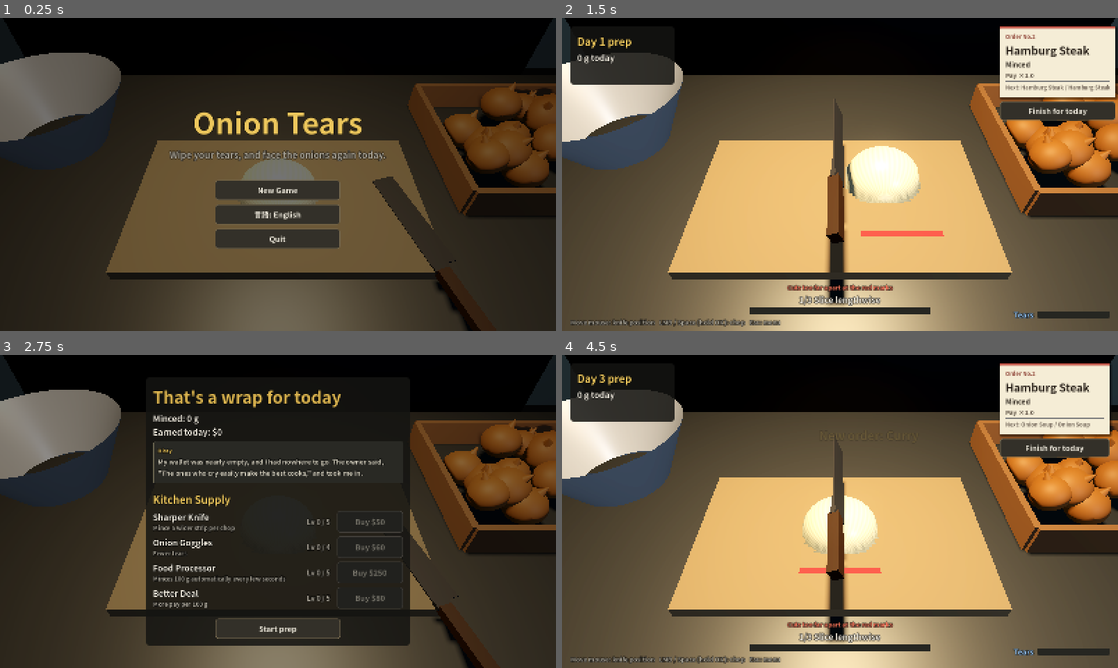
Above: before the commit, frames 1-4 (two rows, left to right).
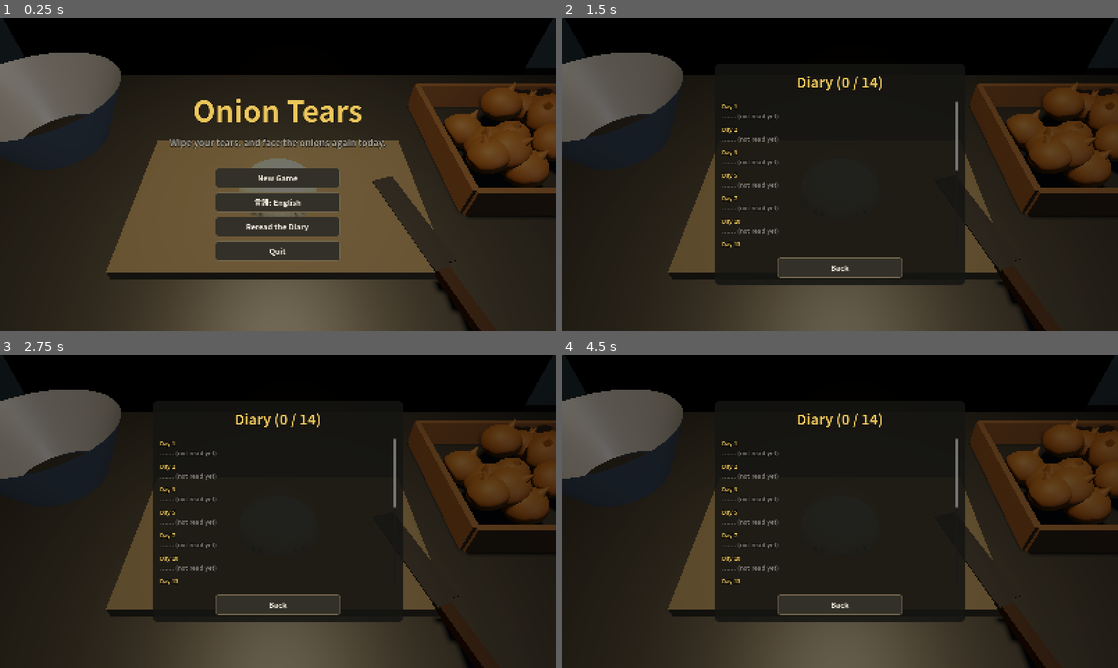
Above: after the commit, the same moments.

Repository: decopon-7/-
Game: Godot game, scene res://scenes/main.tscn
Two runs of this game, one before a commit and one after it. Both use one fixed random seed, a clock stepped at 60 frames per second and the inputs below.
Inputs (mouse positions are in pixels of both pictures, inside the frame that each line leads up to):
- Up to frame 1 (0.25 s): no input
- Up to frame 2 (1.5 s): click (840, 227) at 0.5 s, where only the run after the commit has a clickable "Reread the Diary"; click (840, 190) at 1.25 s, where only the run before the commit has a clickable "New Game"
- Up to frame 3 (2.75 s): click (494, 448) at 2 s, where only the run before the commit has a clickable "Finish for today"
- Up to frame 4 (4.5 s): click (840, 627) at 2.75 s, where only the run before the commit has a clickable "Start prep"; click (1056, 448) at 3.5 s, where only the run before the commit has a clickable "Finish for today"; click (840, 627) at 4.25 s, where only the run before the commit has a clickable "Start prep"

The runs differ from the first frame. In frame 1, 6.8% of the frame differs, in the area x 30-70%, y 25-78%; in frame 2, 85%, in the area x 0-100%, y 0-100%; in frame 3, 23%; in frame 4, 85%.

Commit message:
日記の回想機能と、遊び方で分岐する複数エンドを追加
## 日記の回想機能
- タイトル画面に「日記を読み返す」ボタンを追加
- これまでに読んだ日記だけ本文を表示し、まだの日は「……（まだ読んでいない）」と伏せてネタバレを防ぐ
- 読んだ日付は diary_seen としてセーブデータに永続化（save version 5）

## 複数エンド
- 40日目の日記が、それまでの遊び方によって3つに分岐する
  - 職人の道：包丁・ゴーグル・プロセッサーなど道具を3種以上、最大Lvまで鍛えた場合
  - 絆の道：幸運の玉ねぎを3個以上仕上げた場合（道具は鍛えていない場合）
  - 静かな日々：どちらの条件も満たさない場合（従来のDIARY_40のテキストをそのまま採用）
- 優先度は職人＞絆＞静かな日々。一度決まったエンドはセーブデータに固定され、日記回想でも
  同じ内容が表示される
- 旧セーブ（この機能追加前にすでに40日目を過ぎている場合）でも、現在の状態から遡ってエンドを
  割り当てるようにした

DIARY_DAYS / ENDING_DAY 定数は main.gd から game_state.gd に移動し、UIからも参照できるようにした。

## 検証
- 実績システムのときと同様、GameState.determine_ending() の単体テストを作成し、
  3種のエンド判定・diary_seen とending_idの永続化・旧セーブからの遡り割り当てをすべて確認
- 開発用スクリーンショットに diary ショットを追加し、未読／既読混在の状態と
  各エンド確定後の表示を目視確認
- tools/selftest.gd と --quit-after のヘッドレス実行でスクリプトエラーがないことを確認
- 既存のtitle/cut/mince/shopショットで見た目の回帰がないことも確認済み

Co-Authored-By: Claude Sonnet 5 <noreply@anthropic.com>
Claude-Session: https://claude.ai/code/session_01Fz9qy8KHkDBY9XhjKQFu2R

Diff:
--- a/scripts/dev_screenshot.gd
+++ b/scripts/dev_screenshot.gd
@@ -9,6 +9,7 @@
 #   gear: ゴーグル・フードプロセッサー・包丁をまとめて確認する
 #         （--gear_lv=0〜5 で全道具のLv、--skin=0〜3 で称号スキンを指定。省略時はLv5・称号なし）
 #   achievements: 実績一覧画面を確認する（--skin=0〜3 で称号を指定可能）
+#   diary: 日記の回想画面を確認する（--diary_days=1,2,40 のように読んだことにする日を指定可能）
 extends Node
 
 var _args := {}
@@ -107,6 +108,17 @@
 		main._set_state(main.State.PAUSED)
 		main.ui.refresh_achievements()
 		main.ui.show_only(main.ui.achievements_screen)
+	if _frame == 20 and shot == "diary":
+		if _args.has("force_ending"):
+			GameState.ending_id = _args["force_ending"]
+		if _args.has("diary_days"):
+			for tok in _args["diary_days"].split(","):
+				var d := int(tok)
+				GameState.diary_seen[d] = true
+				if d == GameState.ENDING_DAY and GameState.ending_id == "":
+					GameState.ending_id = GameState.determine_ending()
+		main.ui.refresh_diary_recap()
+		main.ui.show_only(main.ui.diary_screen)
 	if _frame == 20 and shot == "pause":
 		main._set_state(main.State.PAUSED)
 		GameState.set_fullscreen(true)
--- a/scripts/game_state.gd
+++ b/scripts/game_state.gd
@@ -42,6 +42,10 @@
 ## 見た目の称号。0=なし 1=ゴールド 2=プラチナ 3=ダイヤ
 const SKIN_NAMES := ["", "SKIN_GOLD", "SKIN_PLATINUM", "SKIN_DIAMOND"]
 
+## 主人公の日記が出てくる日。40日目だけは特別で、遊び方によって内容が分岐する（複数エンド）
+const DIARY_DAYS := [1, 2, 3, 5, 7, 10, 13, 16, 20, 24, 28, 32, 36, 40]
+const ENDING_DAY := 40
+
 const ORDER_IDS := ["hamburg", "curry", "soup", "dressing"]
 const ORDERS := {
 	"hamburg": {"name": "ORDER_HAMBURG", "style": "STYLE_MINCE", "day": 1, "pay": 1.0,
@@ -64,6 +68,10 @@
 var levels := {}
 var achievements := {}
 var skin_tier := 0
+## 読んだ日記の日付（回想機能で「まだ読んでいない」ものを伏せるため）
+var diary_seen := {}
+## 最終日（ENDING_DAY）に決まる分岐エンド。一度決まったら固定（"master" / "bonds" / "quiet"）
+var ending_id := ""
 var locale := ""
 ## 音量は 0.0〜1.0。実際にバスへ反映するのは Sfx 側
 ## （オートロードの順番上、Sfx のバスがまだ無い時点でここから触れないため）
@@ -96,6 +104,8 @@
 		levels[id] = 0
 	achievements = {}
 	skin_tier = 0
+	diary_seen = {}
+	ending_id = ""
 
 
 func has_save() -> bool:
@@ -160,6 +170,21 @@
 	save_game()
 	check_achievements()
 	return true
+
+
+## 最終日（ENDING_DAY）に、それまでの遊び方から進む道を決める（複数エンド）。
+## 道具を鍛え上げた「職人」／幸運を何度も引き当てた「絆」／どちらでもない「静かな日々」の3択。
+## 優先度は職人 > 絆 > 静かな日々（両方の条件を満たしても職人を優先）
+func determine_ending() -> String:
+	var maxed_count := 0
+	for id in UPGRADE_IDS:
+		if is_maxed(id):
+			maxed_count += 1
+	if maxed_count >= 3:
+		return "master"
+	if golden_onions >= 3:
+		return "bonds"
+	return "quiet"
 
 
 # ---- 実績・見た目の称号 ----
@@ -247,13 +272,15 @@
 		push_warning("セーブに失敗しました: %s" % FileAccess.get_open_error())
 		return
 	f.store_string(JSON.stringify({
-		"version": 4,
+		"version": 5,
 		"day": day,
 		"money": money,
 		"total_grams": total_grams,
 		"golden_onions": golden_onions,
 		"levels": levels,
 		"achievements": achievements,
+		"diary_seen": diary_seen,
+		"ending_id": ending_id,
 		"locale": locale,
 		"sound_volume": sound_volume,
 		"music_volume": music_volume,
@@ -286,6 +313,17 @@
 		if saved_achievements.get(id, false):
 			achievements[id] = true
 	_recompute_skin_tier()
+	var saved_diary: Dictionary = data.get("diary_seen", {})
+	diary_seen = {}
+	for d in DIARY_DAYS:
+		# JSONの辞書キーは文字列になるため、日付(int)を文字列にして引く
+		if saved_diary.get(str(d), false):
+			diary_seen[d] = true
+	ending_id = str(data.get("ending_id", ""))
+	# version 4 以前のセーブデータで、既に最終日を過ぎている場合は、現在の状態からさかのぼって決める
+	if ending_id == "" and day > ENDING_DAY:
+		ending_id = determine_ending()
+		diary_seen[ENDING_DAY] = true
 
 
 func delete_save() -> void:
--- a/scripts/i18n.gd
+++ b/scripts/i18n.gd
@@ -160,10 +160,24 @@
 		"ja": "涙は、悲しいときだけに出るものじゃないと、最近わかってきた。",
 		"en": "I'm starting to understand — tears don't only come from sadness.",
 	},
-	"DIARY_40": {
+	# 40日目（ENDING_DAY）だけは特別で、それまでの遊び方によって3つに分岐する（複数エンド）
+	"ENDING_MASTER": {
+		"ja": "気づけば、包丁もゴーグルもプロセッサーも、店の誰よりも手に馴染んでいた。大将は何も言わずに、厨房の合鍵をそっと渡してくれた。",
+		"en": "Without quite noticing, every tool in this kitchen had become an extension of my hand. The owner said nothing — just quietly handed me a spare key to the kitchen.",
+	},
+	"ENDING_BONDS": {
+		"ja": "幸運の玉ねぎに、何度も出くわした気がする。漁師も、隣町の老婆も、いつのまにか顔なじみになっていた。誰も理由を聞かないこの町で、初めて「ただいま」と言いたくなった。",
+		"en": "I seem to have crossed paths with the lucky onion more than once. The fisherman, the old woman from the next town — somehow, they'd all become familiar faces. In this town where no one asks why, for the first time, I wanted to say \"I'm home.\"",
+	},
+	"ENDING_QUIET": {
 		"ja": "今日も玉ねぎを刻む。急ぐ理由は、もうどこにもない。",
 		"en": "I cut onions again today. There's no reason to hurry, not anymore.",
 	},
+
+	"BTN_DIARY": {"ja": "日記を読み返す", "en": "Reread the Diary"},
+	"DIARY_RECAP_TITLE": {"ja": "日記（%d / %d）", "en": "Diary (%d / %d)"},
+	"DIARY_DAY_LABEL": {"ja": "%d日目", "en": "Day %d"},
+	"DIARY_LOCKED": {"ja": "……（まだ読んでいない）", "en": "…… (not read yet)"},
 }
 
 
--- a/scripts/main.gd
+++ b/scripts/main.gd
@@ -26,9 +26,6 @@
 ## 1品完成した瞬間、ごく短く時間の流れを遅くする「間」
 const HIT_STOP_DURATION := 0.07
 const HIT_STOP_SCALE := 0.15
-
-## 主人公の日記が出てくる日。文言は scripts/i18n.gd の DIARY_<日> にある
-const DIARY_DAYS := [1, 2, 3, 5, 7, 10, 13, 16, 20, 24, 28, 32, 36, 40]
 
 ## ごくたまに出てくる「幸運の玉ねぎ」（見た目が金色になり、報酬が増える驚きの演出）
 const GOLDEN_CHANCE := 0.04
@@ -154,9 +151,17 @@
 	_set_state(State.DAY_END)
 
 
-## 主人公の小さな日記。多くを語らない性格なので、決まった日にだけぽつりと出てくる
+## 主人公の小さな日記。多くを語らない性格なので、決まった日にだけぽつりと出てくる。
+## 最終日（ENDING_DAY）だけは、それまでの遊び方によって内容が分岐する（複数エンド）
 func _diary_text_for(day: int) -> String:
-	return tr("DIARY_%d" % day) if day in DIARY_DAYS else ""
+	if not day in GameState.DIARY_DAYS:
+		return ""
+	GameState.diary_seen[day] = true
+	if day == GameState.ENDING_DAY:
+		if GameState.ending_id == "":
+			GameState.ending_id = GameState.determine_ending()
+		return tr("ENDING_" + GameState.ending_id.to_upper())
+	return tr("DIARY_%d" % day)
 
 
 func _process(delta: float) -> void:
--- a/scripts/ui.gd
+++ b/scripts/ui.gd
@@ -26,6 +26,7 @@
 var day_end_screen: Control
 var pause_screen: Control
 var achievements_screen: Control
+var diary_screen: Control
 
 var _day_label: Label
 var _today_label: Label
@@ -49,7 +50,12 @@
 var _continue_button: Button
 var _new_game_button: Button
 var _language_button: Button
+var _diary_button: Button
 var _quit_button: Button
+
+var _diary_recap_title: Label
+var _diary_back_button: Button
+var _diary_rows := {}
 
 var _end_title: Label
 var _end_body: Label
@@ -92,6 +98,8 @@
 	root.add_child(pause_screen)
 	achievements_screen = _build_achievements()
 	root.add_child(achievements_screen)
+	diary_screen = _build_diary_recap()
+	root.add_child(diary_screen)
 	title_screen = _build_title()
 	root.add_child(title_screen)
 	refresh_texts()
@@ -101,7 +109,7 @@
 # ---------------------------------------------------------------- 表示切替
 
 func show_only(screen: Control) -> void:
-	for s in [title_screen, day_end_screen, pause_screen, achievements_screen]:
+	for s in [title_screen, day_end_screen, pause_screen, achievements_screen, diary_screen]:
 		s.visible = s == screen
 	hud.visible = screen == null or screen == pause_screen
 
@@ -113,6 +121,8 @@
 	_continue_button.text = tr("BTN_CONTINUE") % GameState.day
 	_new_game_button.text = tr("BTN_NEW_GAME")
 	_language_button.text = tr("BTN_LANGUAGE")
+	_diary_button.text = tr("BTN_DIARY")
+	_diary_back_button.text = tr("BTN_BACK")
 	_quit_button.text = tr("BTN_QUIT")
 	_hint_label.text = tr("HUD_HINT")
 	_gap_hint.text = tr("HUD_GAP_HINT")
@@ -131,6 +141,7 @@
 	_achievements_back_button.text = tr("BTN_BACK")
 	refresh_shop()
 	refresh_achievements()
+	refresh_diary_recap()
 
 
 func _process(delta: float) -> void:
@@ -367,6 +378,9 @@
 	_language_button = _button(box, func():
 		GameState.set_locale(I18n.next_locale(TranslationServer.get_locale()))
 		refresh_texts())
+	_diary_button = _button(box, func():
+		refresh_diary_recap()
+		show_only(diary_screen))
 	_quit_button = _button(box, func(): get_tree().quit())
 	return c
 
@@ -521,6 +535,66 @@
 	_skin_tier_label.text = tr("SKIN_LABEL") % (tr(GameState.SKIN_NAMES[tier]) if tier > 0 else tr("SKIN_NONE"))
 
 
+func _build_diary_recap() -> Control:
+	var c := _overlay(0.6)
+	var panel := _panel()
+	panel.set_anchors_preset(Control.PRESET_CENTER)
+	panel.grow_horizontal = Control.GROW_DIRECTION_BOTH
+	panel.grow_vertical = Control.GROW_DIRECTION_BOTH
+	panel.custom_minimum_size = Vector2(720, 0)
+	c.add_child(panel)
+	var box := VBoxContainer.new()
+	box.add_theme_constant_override("separation", 10)
+	panel.add_child(box)
+
+	_diary_recap_title = _label(40, COL_ACCENT)
+	_diary_recap_title.horizontal_alignment = HORIZONTAL_ALIGNMENT_CENTER
+	box.add_child(_diary_recap_title)
+	box.add_child(_spacer(8))
+
+	var scroll := ScrollContainer.new()
+	scroll.custom_minimum_size = Vector2(0, 420)
+	scroll.horizontal_scroll_mode = ScrollContainer.SCROLL_MODE_DISABLED
+	box.add_child(scroll)
+	var list := VBoxContainer.new()
+	list.add_theme_constant_override("separation", 12)
+	list.size_flags_horizontal = Control.SIZE_EXPAND_FILL
+	scroll.add_child(list)
+	for d in GameState.DIARY_DAYS:
+		var row := VBoxContainer.new()
+		row.add_theme_constant_override("separation", 0)
+		var day_label := _label(16, COL_ACCENT)
+		var text_label := _label(18)
+		text_label.autowrap_mode = TextServer.AUTOWRAP_WORD
+		text_label.custom_minimum_size = Vector2(660, 0)
+		row.add_child(day_label)
+		row.add_child(text_label)
+		list.add_child(row)
+		_diary_rows[d] = {"day": day_label, "text": text_label}
+
+	box.add_child(_spacer(8))
+	_diary_back_button = _button(box, func(): show_only(title_screen))
+	return c
+
+
+## 日記の回想画面：これまでに読んだ日にちだけ本文を見せ、まだの日は伏せる（ネタバレ防止）
+func refresh_diary_recap() -> void:
+	var unlocked := 0
+	for d in GameState.DIARY_DAYS:
+		var row: Dictionary = _diary_rows[d]
+		var seen: bool = GameState.diary_seen.get(d, false)
+		unlocked += 1 if seen else 0
+		row["day"].text = tr("DIARY_DAY_LABEL") % d
+		if seen:
+			var key := "ENDING_" + GameState.ending_id.to_upper() if d == GameState.ENDING_DAY else "DIARY_%d" % d
+			row["text"].text = tr(key)
+			row["text"].modulate = Color.WHITE
+		else:
+			row["text"].text = tr("DIARY_LOCKED")
+			row["text"].modulate = Color(1, 1, 1, 0.5)
+	_diary_recap_title.text = tr("DIARY_RECAP_TITLE") % [unlocked, GameState.DIARY_DAYS.size()]
+
+
 ## ラベル＋スライダーの1行。live はドラッグ中の即時反映、commit は指を離したときの保存
 func _slider_row(parent: Control, label: Label, key: String, initial: float,
 		live: Callable, commit: Callable) -> HSlider:
Not shown, changed: README.md
Not shown, changed: docs/STEAM_ROADMAP.md
